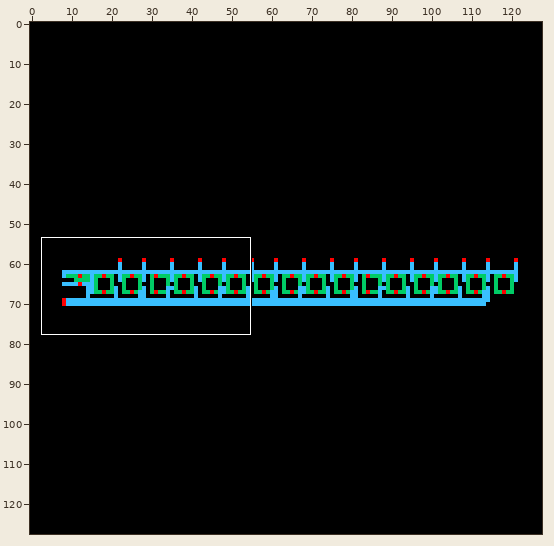
A sprite sheet gets an edit: ECE482final_cadence/prbs/schematic/thumbnail_128x128.png. Above: a wide view before the commit, with the close-up outlined.
Close-up. Earlier state:
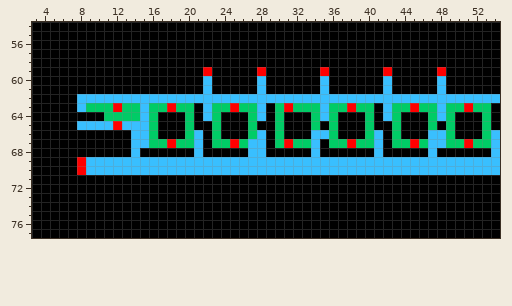
The file is 128x128 pixels. Shown: x 3..54, y 54..77.
Once edited:
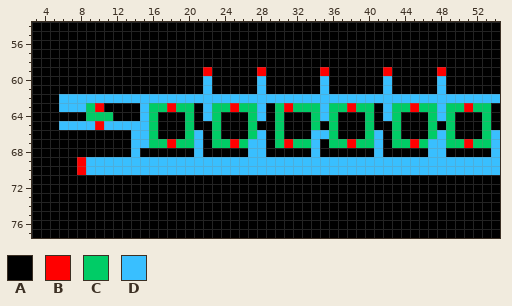
Palette (. is transparent): A #000000  B #ff0000  C #00cc66  D #39bfff
The edit:
y 62: x 6..7 AA -> DD
y 63: x 6..7 AA -> DD; x 10..14 CCBCC -> BAAAA
y 64: x 9..10 AA -> CC; x 12..14 CCC -> AAA
y 65: x 6..7 AA -> DD; x 10 D -> B; x 12 B -> D
y 66: x 47 D -> C
y 68: x 48 A -> D
Pixel boxes of the changes (left, top, right, bottom) in both close-ups:
changed: (59, 94, 140, 130)
changed: (428, 130, 446, 157)
